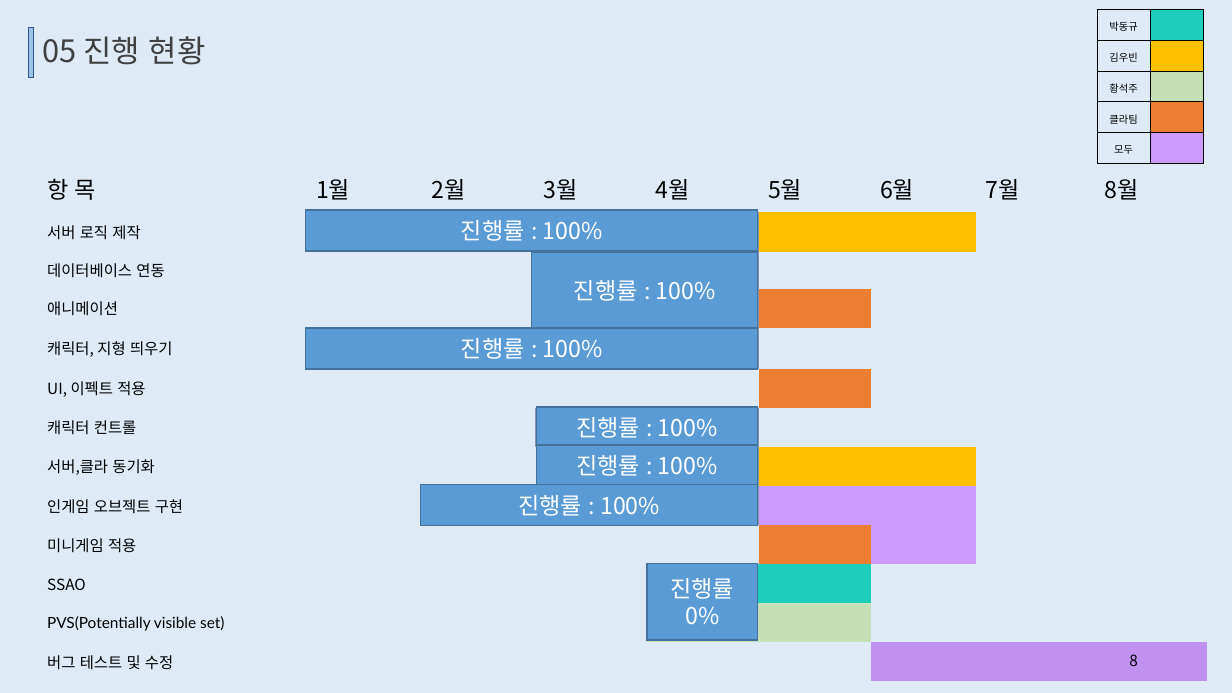
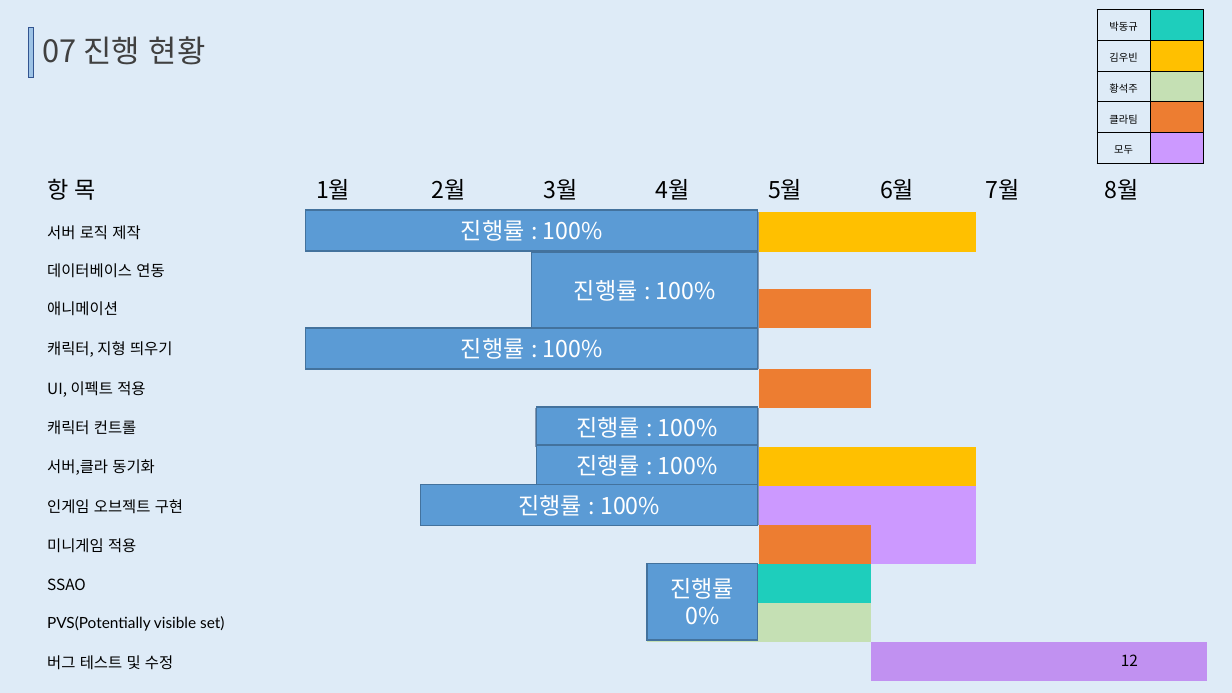
Before and after one commit to TUKoreaEscape/Graduation_Project, a slide deck: slide 12 of Graduation_Document/중간발표.pptx (slide 8 before the commit). Drawn at 1232x693 pixels with LibreOffice and Linux fonts; fonts in the diff are those of the drawing. Boxes give left, top, right and bottom in pixels: in the first picture for what was removed or moved away, otherwise in the second. Text is boxed around its words. In the diff, an @@ line names an element or a change of style, - is before the commit and + after.

```diff
--- a/Graduation_Document/중간발표.pptx
+++ b/Graduation_Document/중간발표.pptx
@@ text at [42,36,206,65]: text changed @@
-05 진행 현황
+07 진행 현황
@@ page number at [1121,654,1138,666]: text changed @@
-8
+12
```
Also in this commit, not shown: 3 other slides changed, 5 slides added.
